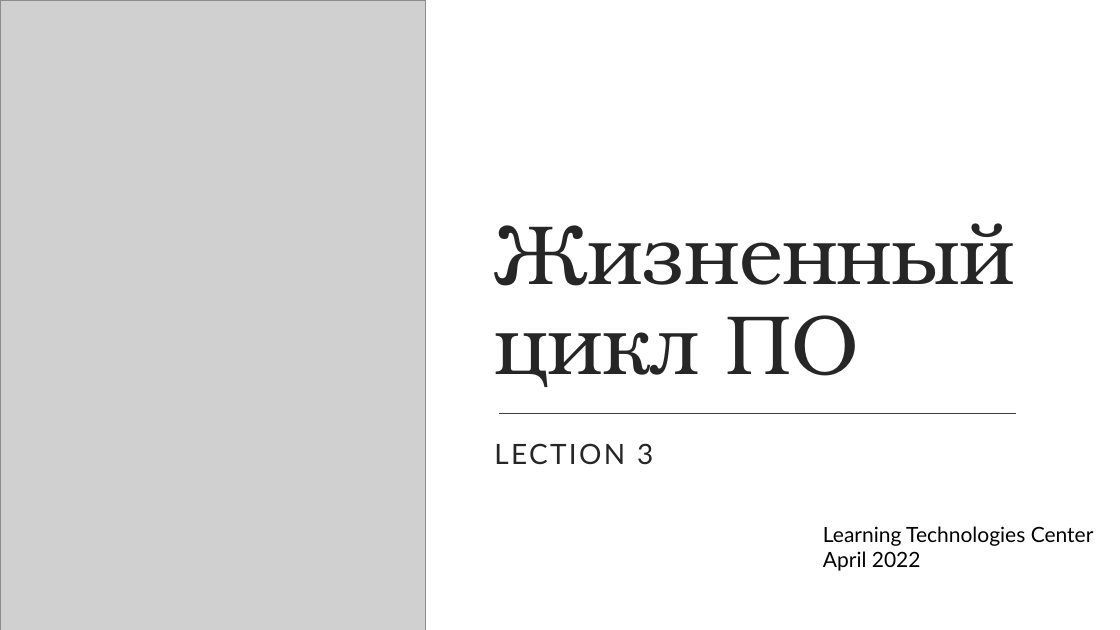
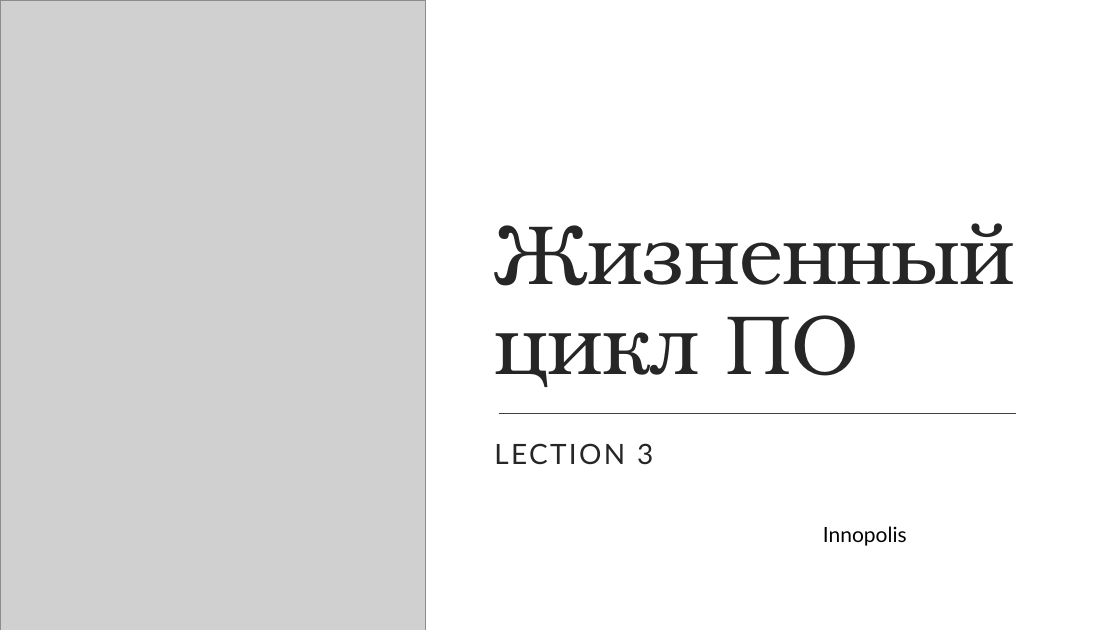
Before and after one commit to LeanoraVilte/QA_Course, a slide deck: slide 1 of Lection_3_SDLC.pptx. Drawn at 1120x630 pixels with LibreOffice and Linux fonts; fonts in the diff are those of the drawing; grey boxes stand for pictures. Boxes give left, top, right and bottom in pixels: in the first picture for what was removed or moved away, otherwise in the second. Text is boxed around its words. In the diff, an @@ line names an element or a change of style, - is before the commit and + after.

Commit message:
pptx modified

```diff
--- a/Lection_3_SDLC.pptx
+++ b/Lection_3_SDLC.pptx
@@ text at box(823, 526, 907, 546): text changed @@
-Learning Technologies Center
-April 2022
+Innopolis
```
Also in this commit, not shown: 33 other slides changed, 5 other files.
